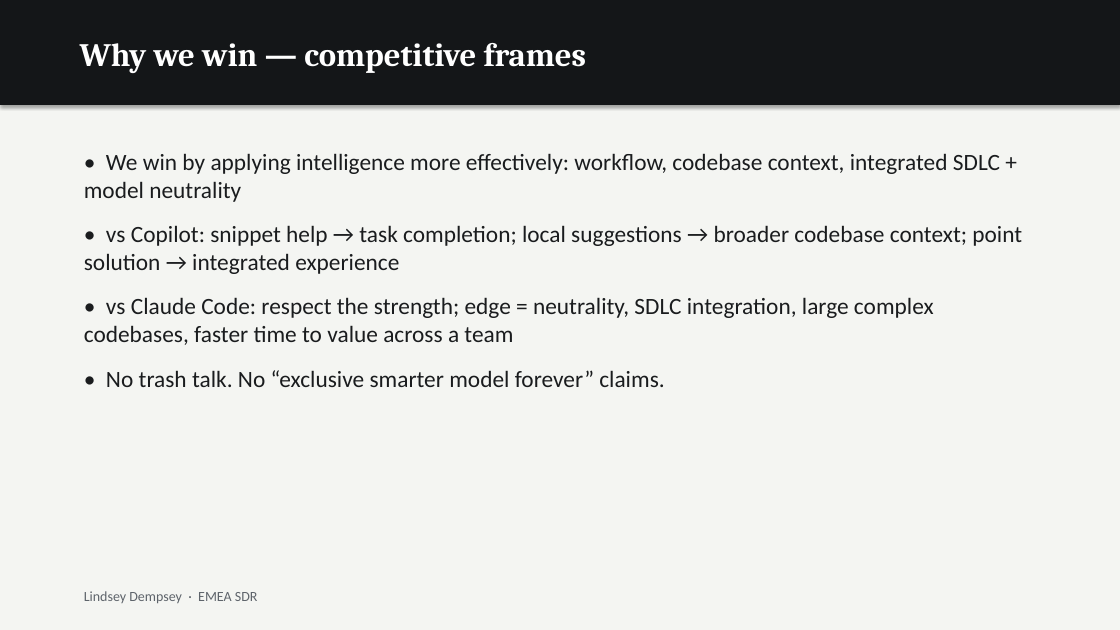
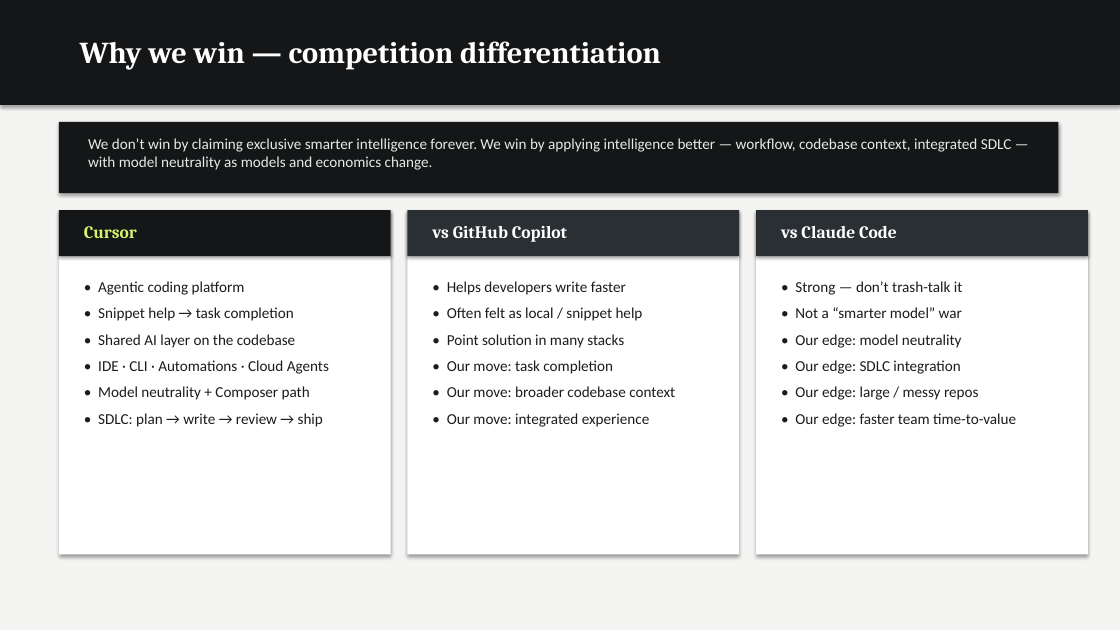
Before and after one commit to dempseli01-stack/lindsey, a slide deck: slide 19 of Lindsey_Presentation.pptx. Drawn at 1120x630 pixels with LibreOffice and Linux fonts; fonts in the diff are those of the drawing. Boxes give left, top, right and bottom in pixels: in the first picture for what was removed or moved away, otherwise in the second. Text is boxed around its words. In the diff, an @@ line names an element or a change of style, - is before the commit and + after.

```diff
--- a/Lindsey_Presentation.pptx
+++ b/Lindsey_Presentation.pptx
@@ text at box(80, 41, 661, 70): text changed; size 28 to 26 pt @@
-Why we win — competitive frames
+Why we win — competition differentiation
@@ rectangle added at box(59, 122, 1059, 193), fill #141618 @@
@@ text added at box(88, 138, 1012, 170), 13 pt, text #E8EAE4 @@
+We don’t win by claiming exclusive smarter intelligence forever. We win by applying intelligence better — workflow, codebase context, integrated SDLC — with model neutrality as models and economics change.
@@ text removed at box(84, 153, 1022, 387) @@
-• We win by applying intelligence more effectively: workflow, codebase context, integrated SDLC + model neutrality
-• vs Copilot: snippet help → task completion; local suggestions → broader codebase context; point solution → integrated experience
-• vs Claude Code: respect the strength; edge = neutrality, SDLC integration, large complex codebases, faster time to value across a team
-• No trash talk. No “exclusive smarter model forever” claims.
@@ rectangle added at box(59, 210, 391, 555), fill #FFFFFF @@
@@ rectangle added at box(59, 210, 391, 256), fill #141618 @@
@@ text added at box(84, 226, 137, 238), 15 pt, text #D6F26A, bold @@
+Cursor
@@ rectangle added at box(408, 210, 739, 555), fill #FFFFFF @@
@@ rectangle added at box(408, 210, 739, 256), fill #2A2F34 @@
@@ text added at box(432, 226, 567, 242), 15 pt, text #FFFFFF, bold @@
+vs GitHub Copilot
@@ rectangle added at box(756, 210, 1088, 555), fill #FFFFFF @@
@@ rectangle added at box(756, 210, 1088, 256), fill #2A2F34 @@
@@ text added at box(781, 226, 897, 238), 15 pt, text #FFFFFF, bold @@
+vs Claude Code
@@ text added at box(98, 281, 329, 427), 13 pt, text #1A1C1E @@
+• Agentic coding platform
+• Snippet help → task completion
+• Shared AI layer on the codebase
+• IDE · CLI · Automations · Cloud Agents
+• Model neutrality + Composer path
+• SDLC: plan → write → review → ship
@@ text added at box(447, 281, 675, 427), 13 pt, text #1A1C1E @@
+• Helps developers write faster
+• Often felt as local / snippet help
+• Point solution in many stacks
+• Our move: task completion
+• Our move: broader codebase context
+• Our move: integrated experience
@@ text added at box(795, 281, 1016, 427), 13 pt, text #1A1C1E @@
+• Strong — don’t trash-talk it
+• Not a “smarter model” war
+• Our edge: model neutrality
+• Our edge: SDLC integration
+• Our edge: large / messy repos
+• Our edge: faster team time-to-value
@@ text removed at box(84, 591, 258, 603) @@
-Lindsey Dempsey · EMEA SDR
```
Also in this commit, not shown: 20 other slides changed, 2 other files.
